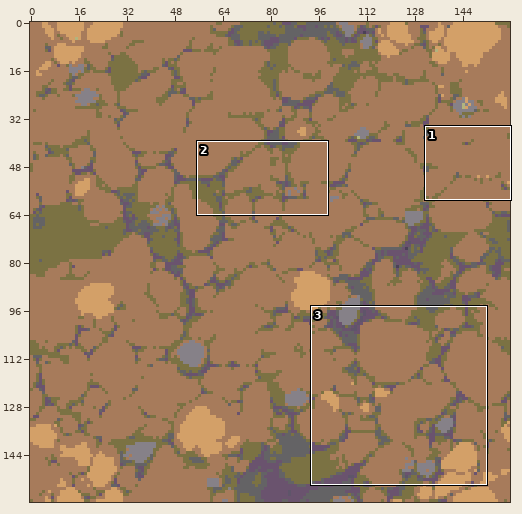
Edited in one commit: sprite sheet (VirtualProject/Assets/Image/Struct/floor.png). Above: a wide view before the commit, with the close-up outlined.
Close-up. As it was:
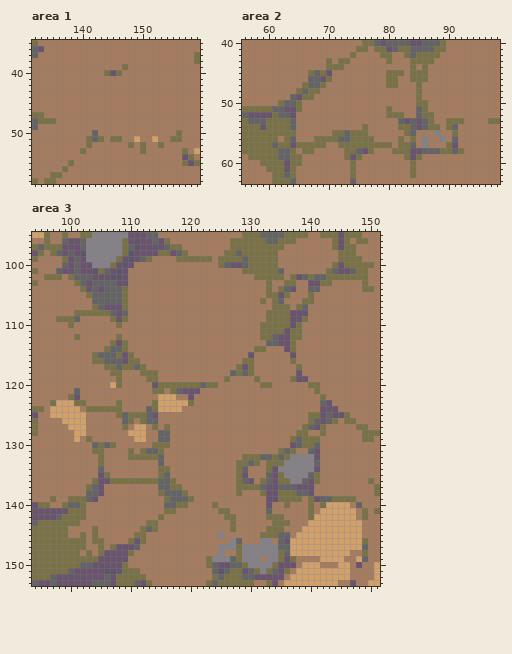
The file is 160x160 pixels. Shown: area 1: x 132..159, y 35..58; area 2: x 56..98, y 40..63; area 3: x 94..151, y 95..153.
And afterwards:
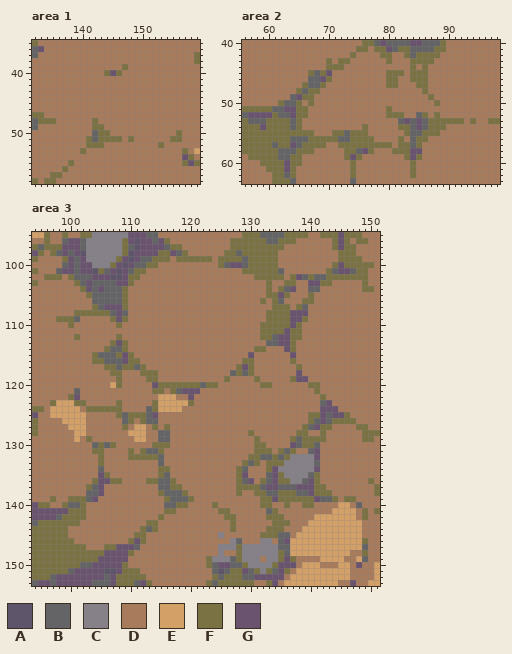
Palette (. is transparent): A #5f556a  B #646365  C #868188  D #a77b5b  E #d3a068  F #7b7243  G #6a536e
The edit:
Area 1:
y 48: x 142 D -> F
y 49: x 142..143 DD -> FF
y 50: x 143..144 DD -> FF
y 51: x 144 D -> F; x 148..149 DE -> FD; x 152 E -> D
y 52: x 142..143 DD -> FF; x 148 F -> D; x 150 F -> D
y 53: x 150 F -> D
Area 2:
y 47: x 86 D -> F
y 48: x 85..86 FD -> DF
y 49: x 85 F -> D; x 87 D -> F
y 50: x 67 D -> F; x 85..86 FF -> DD; x 88 D -> F
y 51: x 66 D -> F; x 85..86 BF -> DD
y 52: x 65..66 DD -> FF; x 87..88 FD -> DF
y 53: x 65 D -> F; x 88..89 DD -> FF; x 94 D -> F
y 54: x 65 D -> F; x 89..91 DFB -> FDD
y 55: x 65..67 DDD -> FFF; x 85..88 DDDC -> BFFF; x 91 F -> D
y 56: x 62 D -> F; x 65..67 DDD -> BBF; x 84..86 FDC -> BFF; x 89 C -> D; x 91 B -> D
y 57: x 65 F -> B; x 85..86 DC -> FD; x 90..91 FG -> DD
y 58: x 64..65 FD -> BF; x 86..92 BBBFFBF -> DDDDDDD
Area 3:
y 99: x 113..116 FDDD -> BFFF
y 100: x 111..114 DDDD -> BBFF
y 101: x 110..112 DDD -> BFF
y 102: x 110..111 DD -> FF
y 103: x 110 D -> F
y 126: x 145 D -> F
y 127: x 143 D -> F
y 128: x 130 D -> F
y 129: x 131 D -> F; x 142 D -> F
y 130: x 131..132 DD -> FF
y 131: x 131..133 DDD -> FFF
y 132: x 129 F -> D
y 133: x 128 F -> D
y 136: x 109..112 FFFF -> DDDD
y 137: x 141..142 DD -> FF
y 138: x 131 D -> F; x 133..134 GG -> BB; x 141..143 DDD -> FFF
y 139: x 132..133 DG -> FF; x 139 D -> F; x 145 F -> D
y 140: x 132..133 DG -> FF; x 139 D -> F; x 142..144 FEE -> DDD
y 141: x 134 D -> F; x 140 F -> D; x 142..143 EE -> DD
y 142: x 140 F -> D
y 144: x 104 F -> D
y 145: x 102 F -> D; x 104 F -> D
y 146: x 101..102 FF -> DD; x 104..105 FF -> DD
y 147: x 105..106 FD -> DF
y 148: x 102 D -> F; x 104 D -> F
